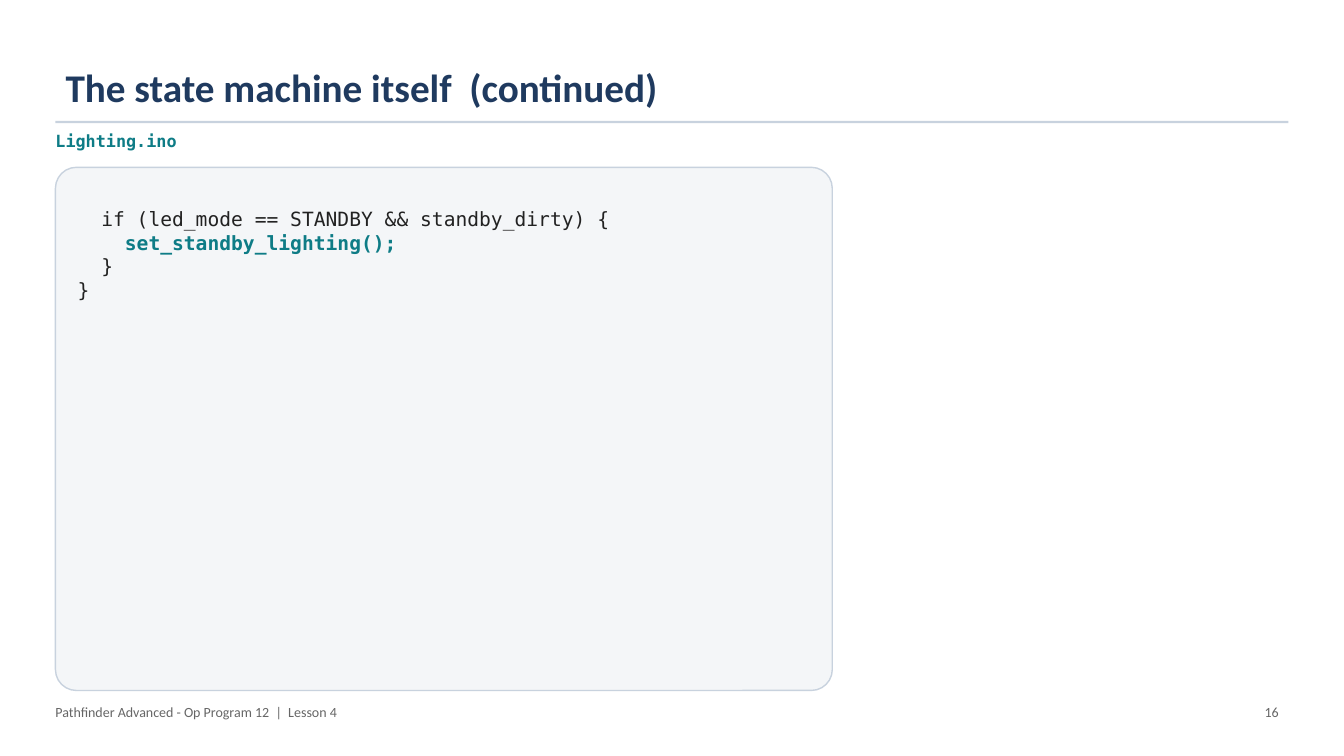
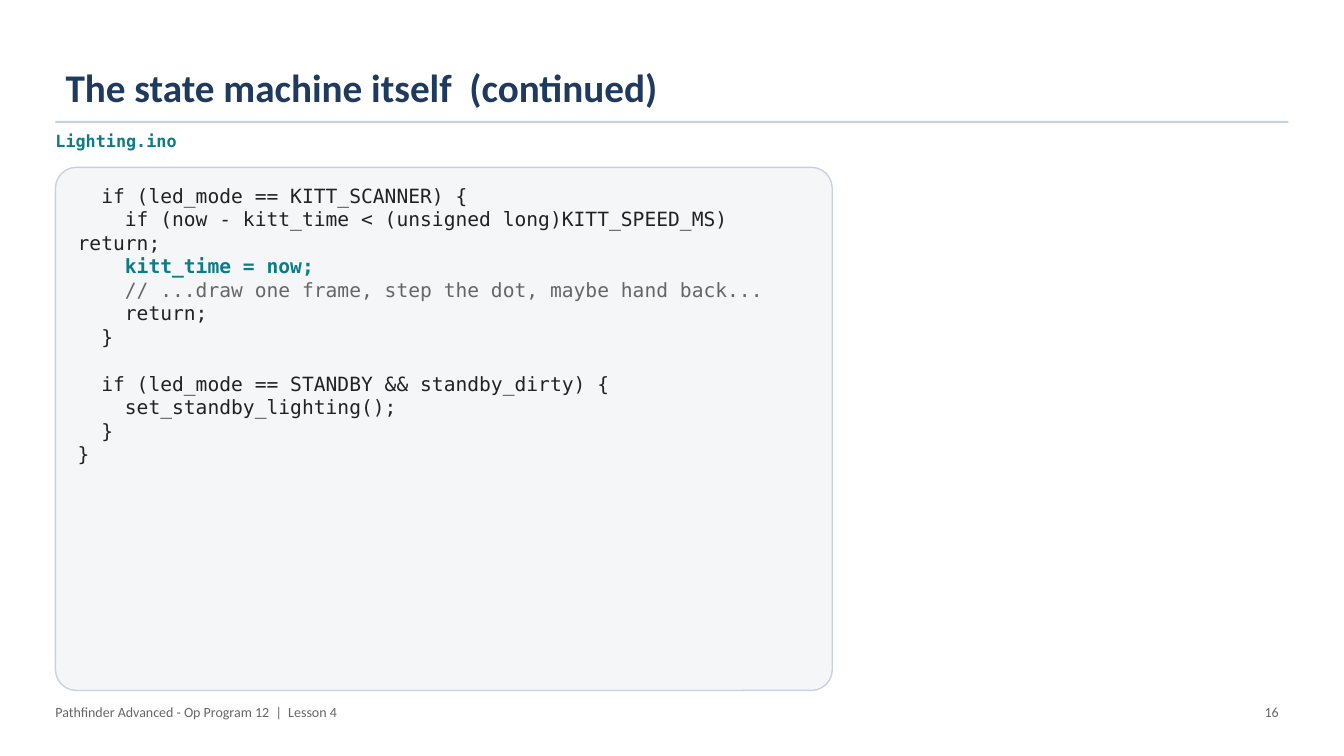
Before and after one commit to PorpoiseRobotics/porpoise-robotics, a slide deck: slide 16 of ground-vehicle/docs/courses/advanced/l4_lighting_state_machine.pptx. Drawn at 1344x756 pixels with LibreOffice and Linux fonts; fonts in the diff are those of the drawing. Boxes give left, top, right and bottom in pixels: in the first picture for what was removed or moved away, otherwise in the second. Text is boxed around its words. In the diff, an @@ line names an element or a change of style, - is before the commit and + after.

```diff
--- a/ground-vehicle/docs/courses/advanced/l4_lighting_state_machine.pptx
+++ b/ground-vehicle/docs/courses/advanced/l4_lighting_state_machine.pptx
@@ text in rounded rectangle at [78, 188, 763, 323]: paragraphs added @@
+if (led_mode == KITT_SCANNER) {
+if (now - kitt_time < (unsigned long)KITT_SPEED_MS) return;
+kitt_time = now;
+// ...draw one frame, step the dot, maybe hand back...
+return;
+}
@@ text in rounded rectangle at [125, 399, 397, 419]: text colour #0E7C86 to #222222, bold off in "set_standby_lighting();" @@
```
Also in this commit, not shown: 1 other slide changed, 15 other files.
